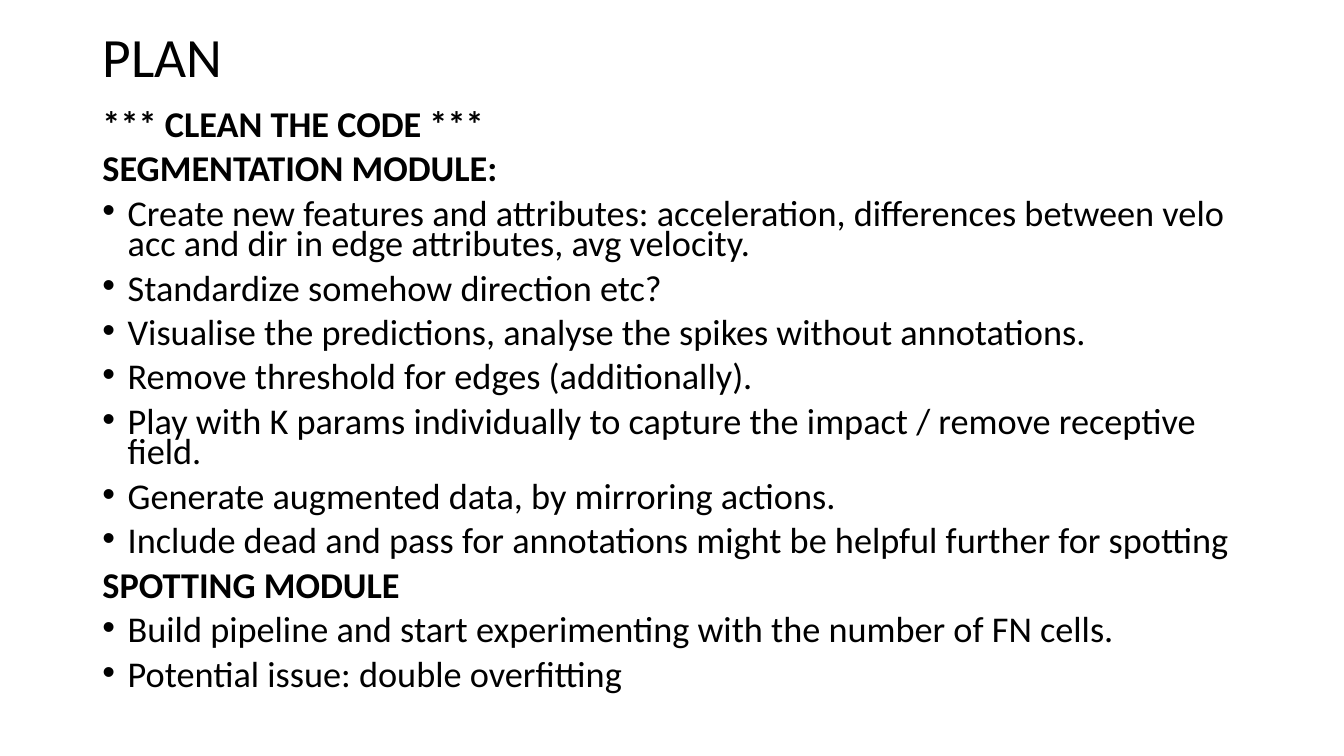
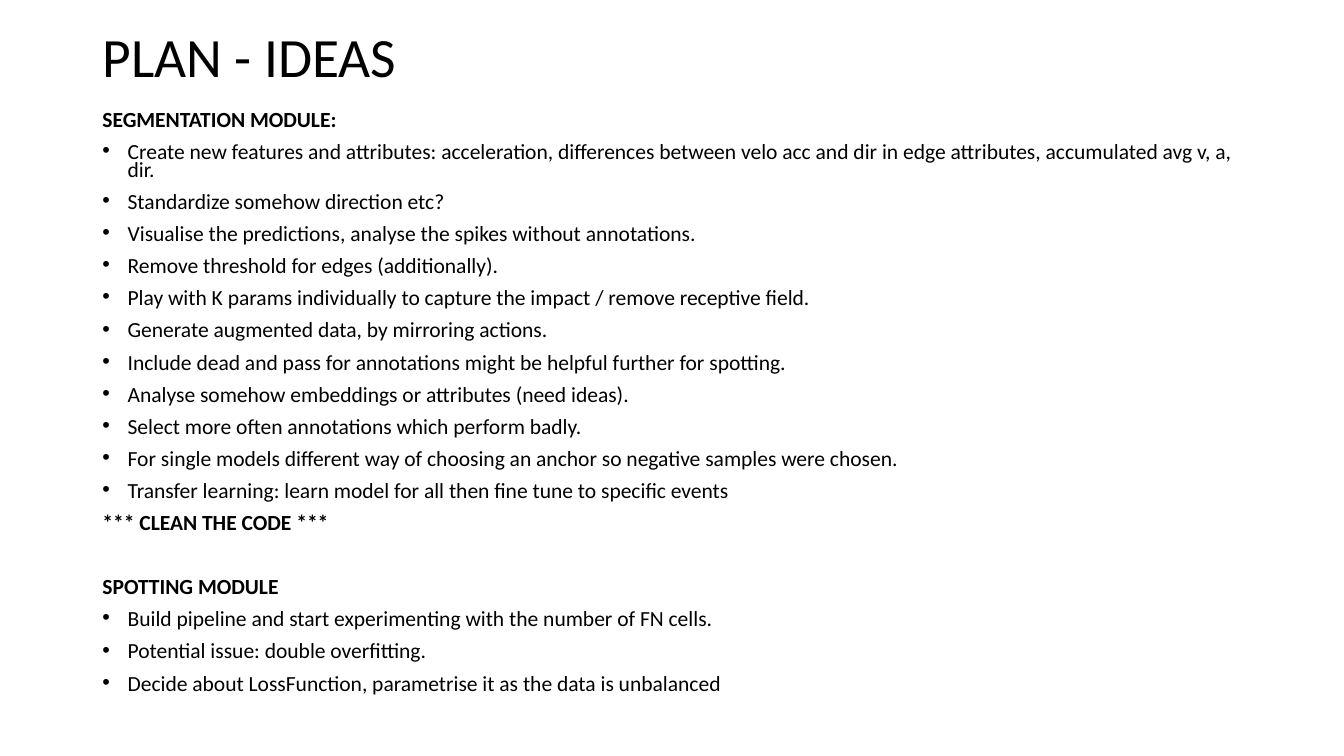
Before and after one commit to Ziolo1999/GNNsFootballEventSpotting, a slide deck: slide 21 of Notes/Code_Description.pptx (slide 20 before the commit). Drawn at 1344x756 pixels with LibreOffice and Linux fonts; fonts in the diff are those of the drawing. Boxes give left, top, right and bottom in pixels: in the first picture for what was removed or moved away, otherwise in the second. Text is boxed around its words. In the diff, an @@ line names an element or a change of style, - is before the commit and + after.

Commit message:
Updated model

```diff
--- a/Notes/Code_Description.pptx
+++ b/Notes/Code_Description.pptx
@@ title at [102, 41, 396, 78]: text changed @@
-PLAN
+PLAN - IDEAS
@@ text at [102, 113, 810, 630]: size 25.9 to 15.4 pt in "SEGMENTATION MODULE:", "Standardize somehow direction etc?", "Visualise the predictions, analyse the spikes without ...", "Remove threshold for edges (additionally)." and 4 more places @@
@@ text at [165, 113, 421, 138]: paragraph removed @@
-*** CLEAN THE CODE ***
@@ text at [128, 144, 1231, 177]: text changed; size 25.9 to 15.4 pt @@
-• Create new features and attributes: acceleration, differences between velo acc and dir in edge attributes, avg velocity.
+• Create new features and attributes: acceleration, differences between velo acc and dir in edge attributes, accumulated avg v, a, dir.
@@ text at [128, 355, 898, 530]: text changed; size 25.9 to 15.4 pt @@
-• Include dead and pass for annotations might be helpful further for spotting
+• Include dead and pass for annotations might be helpful further for spotting.
+• Analyse somehow embeddings or attributes (need ideas).
+• Select more often annotations which perform badly.
+• For single models different way of choosing an anchor so negative samples were chosen.
+• Transfer learning: learn model for all then fine tune to specific events
+*** CLEAN THE CODE ***
@@ text at [128, 643, 721, 695]: text changed; size 25.9 to 15.4 pt @@
-• Potential issue: double overfitting
+• Potential issue: double overfitting.
+• Decide about LossFunction, parametrise it as the data is unbalanced
```
Also in this commit, not shown: 1 other slide changed, 5 slides added, 1 slide removed, 17 other files.
